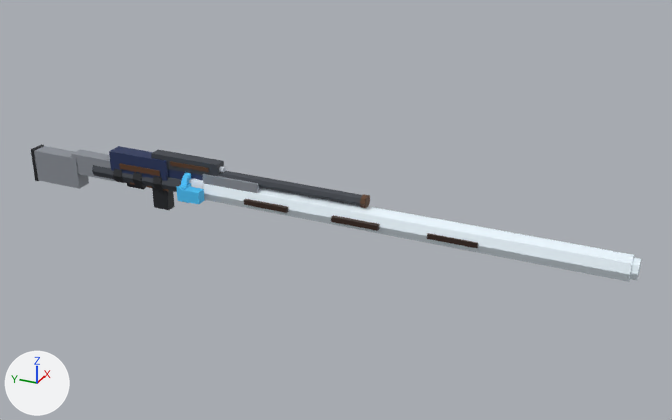
The glTF model assets/models/weapons/weapons.glb: old version first, new version second.
Before and after are seen from a 50 mm lens placed at (-1.804, -1.212, 0.909), pointed at (0.032, -0.385, -0.009). Every picture has the same lights, and +X, +Y and +Z are marked at lower left. The first picture is the older version. Vertices at exactly the same position are counted once.

Before the edit, the objects in view are built like this:
```python
me_flamesword = bpy.data.meshes.new('FlameSword')
me_flamesword.from_pydata(...)  # 120 vertices, 184 faces; spans x -0.063..0.063, y -0.905..0.215, z -0.022..0.022
me_flamesword.materials.append(mat_weaponmaterial)  # picture img_weapon_palette
me_lightsaber = bpy.data.meshes.new('Lightsaber')
me_lightsaber.from_pydata(...)  # 136 vertices, 236 faces; spans x -0.032..0.032, y -1.085..0.28, z -0.032..0.032
me_lightsaber.materials.append(mat_weaponmaterial)  # picture img_weapon_palette
me_pistol = bpy.data.meshes.new('Pistol')
me_pistol.from_pydata(...)  # a box spanning x -0.015..0.015, y -0.093..0.097, z 0.041..0.075; a box spanning x -0.014..0.014, y -0.076..0.089, z 0.015..0.041; a box spanning x -0.013..0.013, y 0.059..0.104, z -0.075..0.02; a box spanning x -0.005..0.005, y 0.007..0.047, z -0.006..0.002; a box spanning x 0.015..0.018, y -0.068..0.042, z 0.053..0.063; a box spanning x -0.018..-0.015, y -0.068..0.042, z 0.053..0.063; an 8-sided cylinder along y spanning x -0.008..0.008, y -0.104..-0.092, z 0.05..0.066
me_pistol.materials.append(mat_weaponmaterial)  # picture img_weapon_palette
me_shotgun = bpy.data.meshes.new('Shotgun')
me_shotgun.from_pydata(...)  # 112 vertices, 180 faces; spans x -0.022..0.022, y -0.479..0.479, z -0.062..0.062
me_shotgun.materials.append(mat_weaponmaterial)  # picture img_weapon_palette
ob_flamesword = bpy.data.objects.new('FlameSword', me_flamesword)
ob_flamesword.location = (0.0, 0.0, 0.0)
ob_lightsaber = bpy.data.objects.new('Lightsaber', me_lightsaber)
ob_lightsaber.location = (0.0, 0.0, 0.0)
ob_pistol = bpy.data.objects.new('Pistol', me_pistol)
ob_pistol.location = (0.0, 0.0, 0.0)
ob_shotgun = bpy.data.objects.new('Shotgun', me_shotgun)
ob_shotgun.location = (0.0, 0.0, 0.0)
```
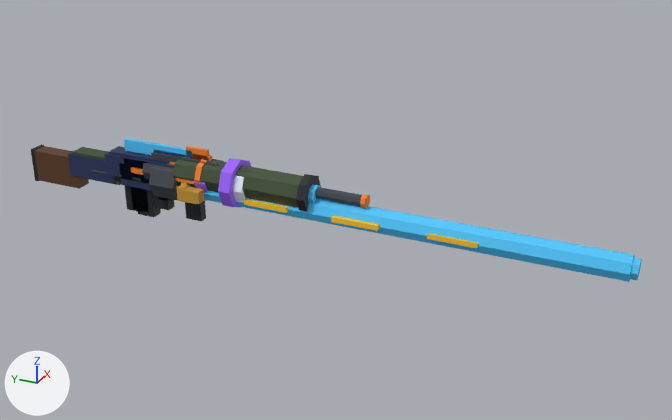
Changed parts and their boxes [x1, y1, x2, y2] in the pictures (672 x 420 px):
'GrenadeLauncher', added
    after: [73, 146, 320, 217]
'PlasmaRifle', added
    after: [68, 138, 322, 212]
'GravityGun', added
    after: [124, 150, 252, 211]
'Smg', added (mostly hidden)
    after: [151, 154, 256, 221]
part 1 of me_flamesword, surface changed
    before: [170, 178, 478, 248]
    after: [177, 184, 478, 248]
part 2 of me_lightsaber, surface changed
    both: [92, 170, 642, 282]
part 3 of me_pistol, surface changed
    both: [151, 152, 224, 209]
part 4 of me_shotgun, surface changed
    both: [31, 144, 370, 208]

Edits to the bpy script that builds the scene:
```text
Change me_flamesword:
    where me_flamesword.from_pydata(...)  # 120 vertices, 184 faces; spans x -0.063..0.063, y -0.905..0.215, z -0.022..0.022
    used by ob_flamesword; location = (0.0, 0.0, 0.0)
    me_flamesword part 1: texture (UV) coordinates of 184 of 184 faces, centred in x -0.063..0.063, y -0.905..0.215, z -0.02..0.02, changed; they spanned u 0.58..0.96, v 0.5..0.5 and now span u 0.5..0.83, v 0.5..0.5
Change me_lightsaber:
    where me_lightsaber.from_pydata(...)  # 136 vertices, 236 faces; spans x -0.032..0.032, y -1.085..0.28, z -0.032..0.032
    used by ob_lightsaber; location = (0.0, 0.0, 0.0)
    me_lightsaber part 2: texture (UV) coordinates of 236 of 236 faces, centred in x -0.029..0.029, y -1.085..0.28, z -0.029..0.03, changed; they spanned u 0.04..0.73, v 0.5..0.5 and now span u 0.03..0.63, v 0.5..0.5
Change me_pistol:
    where me_pistol.from_pydata(...)  # 64 vertices, 100 faces; spans x -0.018..0.018, y -0.104..0.104, z -0.075..0.075
    used by ob_pistol; location = (0.0, 0.0, 0.0)
    me_pistol part 3: texture (UV) coordinates of 100 of 100 faces, centred in x -0.018..0.018, y -0.104..0.104, z -0.075..0.075, changed; they spanned u 0.04..0.42, v 0.5..0.5 and now span u 0.03..0.37, v 0.5..0.5
Change me_shotgun:
    where me_shotgun.from_pydata(...)  # 112 vertices, 180 faces; spans x -0.022..0.022, y -0.479..0.479, z -0.062..0.062
    used by ob_shotgun; location = (0.0, 0.0, 0.0)
    me_shotgun part 4: texture (UV) coordinates of 180 of 180 faces, centred in x -0.022..0.022, y -0.479..0.479, z -0.062..0.062, changed; they spanned u 0.04..0.35, v 0.5..0.5 and now span u 0.03..0.3, v 0.5..0.5
Add me_smg:
    me_smg.from_pydata(...)  # 80 vertices, 124 faces; spans x -0.019..0.019, y -0.227..0.227, z -0.088..0.088
    me_smg.materials.append(mat_weaponmaterial)  # picture img_weapon_palette
Add me_plasmarifle:
    me_plasmarifle.from_pydata(...)  # 120 vertices, 196 faces; spans x -0.028..0.028, y -0.354..0.354, z -0.095..0.095
    me_plasmarifle.materials.append(mat_weaponmaterial)  # picture img_weapon_palette
Add me_grenadelauncher:
    me_grenadelauncher.from_pydata(...)  # a box spanning x -0.025..0.025, y 0.05..0.19, z -0.022..0.038; an 8-sided cylinder along y spanning x -0.04..0.04, y -0.32..0.02, z -0.003..0.078; an 8-sided cylinder along y spanning x -0.046..0.046, y -0.34..-0.32, z -0.008..0.084; an 8-sided cylinder along y spanning x -0.042..0.042, y -0.058..-0.043, z -0.004..0.08; an 8-sided cylinder along y spanning x -0.052..0.052, y 0.015..0.085, z -0.045..0.06; a box spanning x -0.015..0.015, y 0.105..0.155, z -0.102..-0.002; a box spanning x -0.02..0.02, y 0.2..0.34, z -0.028..0.042; a box spanning x -0.005..0.005, y -0.06..0.0, z 0.072..0.102
    me_grenadelauncher.materials.append(mat_weaponmaterial)  # picture img_weapon_palette
Add me_gravitygun:
    me_gravitygun.from_pydata(...)  # 104 vertices, 172 faces; spans x -0.062..0.062, y -0.175..0.175, z -0.091..0.091
    me_gravitygun.materials.append(mat_weaponmaterial)  # picture img_weapon_palette
Add ob_smg:
    ob_smg = bpy.data.objects.new('Smg', me_smg)
    ob_smg.location = (0.0, 0.0, 0.0)
Add ob_plasmarifle:
    ob_plasmarifle = bpy.data.objects.new('PlasmaRifle', me_plasmarifle)
    ob_plasmarifle.location = (0.0, 0.0, 0.0)
Add ob_grenadelauncher:
    ob_grenadelauncher = bpy.data.objects.new('GrenadeLauncher', me_grenadelauncher)
    ob_grenadelauncher.location = (0.0, 0.0, 0.0)
Add ob_gravitygun:
    ob_gravitygun = bpy.data.objects.new('GravityGun', me_gravitygun)
    ob_gravitygun.location = (0.0, 0.0, 0.0)
```
